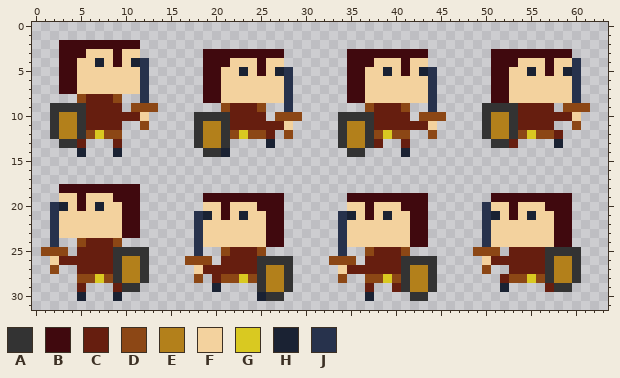
Edited in one commit: pixel-art sprite (Assets/Sprites/char.png). Above, as it was before the edit.
The file is 64x64 pixels. Shown: x 0..63, y 0..31.
Palette (. is transparent): A #333333  B #40090e  C #661e0f  D #8c4715  E #b3801b  F #f3d29e  G #d9c921  H #1a2233  J #27324c
New version:
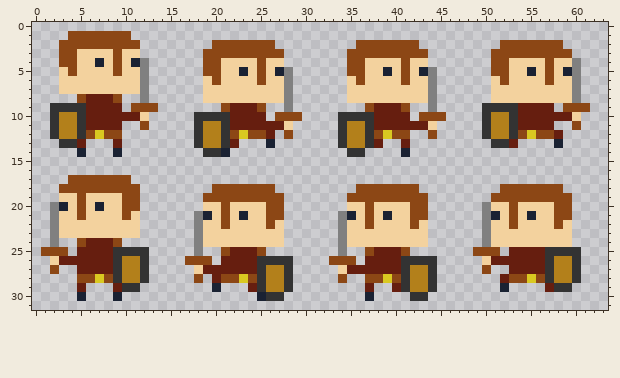
Diff:
@@ palette @@
-J #27324c
+J #808080
@@ x 0..63 @@
  0 ................................................................
- 1 ................................................................
- 2 ...BBBBBBBBB....................................................
- 3 ...BBBFFFBFF.......BBBBBBBBB.......BBBBBBBBB.......BBBBBBBBB....
- 4 ...BBFFHFBFHJ......BBBFFFBFF.......BBBFFFBFF.......BBBFFFBFFJ...
- 5 ...BBFFFFFFFJ......BBFFHFBFHJ......BBFFHFBFHJ......BBFFHFBFHJ...
- 6 ...BBFFFFFFFJ......BBFFFFFFFJ......BBFFFFFFFJ......BBFFFFFFFJ...
- 7 ...BBFFFFFFFJ......BBFFFFFFFJ......BBFFFFFFFJ......BBFFFFFFFJ...
- 8 .....DCCCD..J......BBFFFFFFFJ......BBFFFFFFFJ......BBFFFFFFFJ...
+ 1 ....DDDDDDD.....................................................
+ 2 ...DDDDDDDDD........DDDDDDD.........DDDDDDD.........DDDDDDD.....
+ 3 ...DDFFFFDFF.......DDDDDDDDD.......DDDDDDDDD.......DDDDDDDDD....
+ 4 ...DDFFHFDFHJ......DDFFFFDFF.......DDFFFFDFF.......DDFFFFDFFJ...
+ 5 ...FDFFFFDFFJ......DDFFHFDFHJ......DDFFHFDFHJ......DDFFHFDFHJ...
+ 6 ...FFFFFFFFFJ......FDFFFFDFFJ......FDFFFFDFFJ......FDFFFFDFFJ...
+ 7 ...FFFFFFFFFJ......FFFFFFFFFJ......FFFFFFFFFJ......FFFFFFFFFJ...
+ 8 .....DCCCD..J......FFFFFFFFFJ......FFFFFFFFFJ......FFFFFFFFFJ...
  9 ..AAAACCCC.DDD.......DCCCD..J........DCCCD..J.....AAAACCCC.DDD..
@@ x 20..24 @@
 12 EADGD
-13 EA...
+13 EAC..
 14 AH...
@@ x 0..63 @@
 16 ................................................................
-17 ................................................................
-18 ...BBBBBBBBB....................................................
-19 ...FFBFFFBBB.......BBBBBBBBB.......BBBBBBBBB.......BBBBBBBBB....
-20 ..JHFBFHFFBB.......FFBFFFBBB.......FFBFFFBBB......JFFBFFFBBB....
-21 ..JFFFFFFFBB......JHFBFHFFBB......JHFBFHFFBB......JHFBFHFFBB....
-22 ..JFFFFFFFBB......JFFFFFFFBB......JFFFFFFFBB......JFFFFFFFBB....
-23 ..JFFFFFFFBB......JFFFFFFFBB......JFFFFFFFBB......JFFFFFFFBB....
-24 ..J..DCCCD........JFFFFFFFBB......JFFFFFFFBB......JFFFFFFFBB....
+17 ....DDDDDDD.....................................................
+18 ...DDDDDDDDD........DDDDDDD.........DDDDDDD.........DDDDDDD.....
+19 ...FFDFFFFDD.......DDDDDDDDD.......DDDDDDDDD.......DDDDDDDDD....
+20 ..JHFDFHFFDD.......FFDFFFFDD.......FFDFFFFDD......JFFDFFFFDD....
+21 ..JFFDFFFFDF......JHFDFHFFDD......JHFDFHFFDD......JHFDFHFFDD....
+22 ..JFFFFFFFFF......JFFDFFFFDF......JFFDFFFFDF......JFFDFFFFDF....
+23 ..JFFFFFFFFF......JFFFFFFFFF......JFFFFFFFFF......JFFFFFFFFF....
+24 ..J..DCCCD........JFFFFFFFFF......JFFFFFFFFF......JFFFFFFFFF....
 25 .DDD.CCCCAAAA.....J..DCCCD........J..DCCCD.......DDD.CCCCAAAA...
@@ x 22..26 @@
 28 DGDAE
-29 ...AE
+29 ..CAE
 30 ...HA
